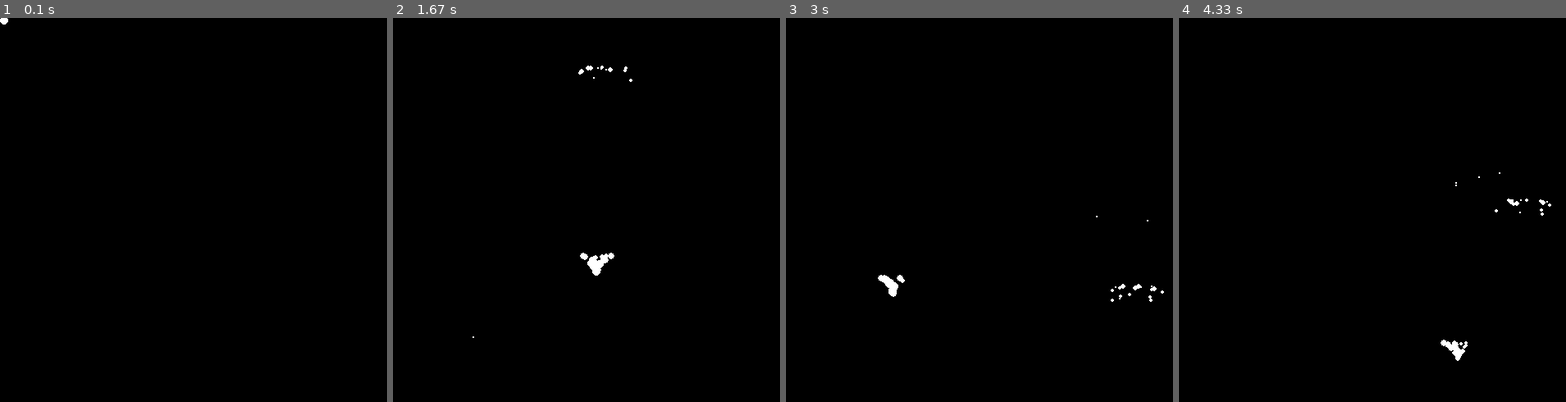
Above: before the commit, frames 1-4 (left to right).
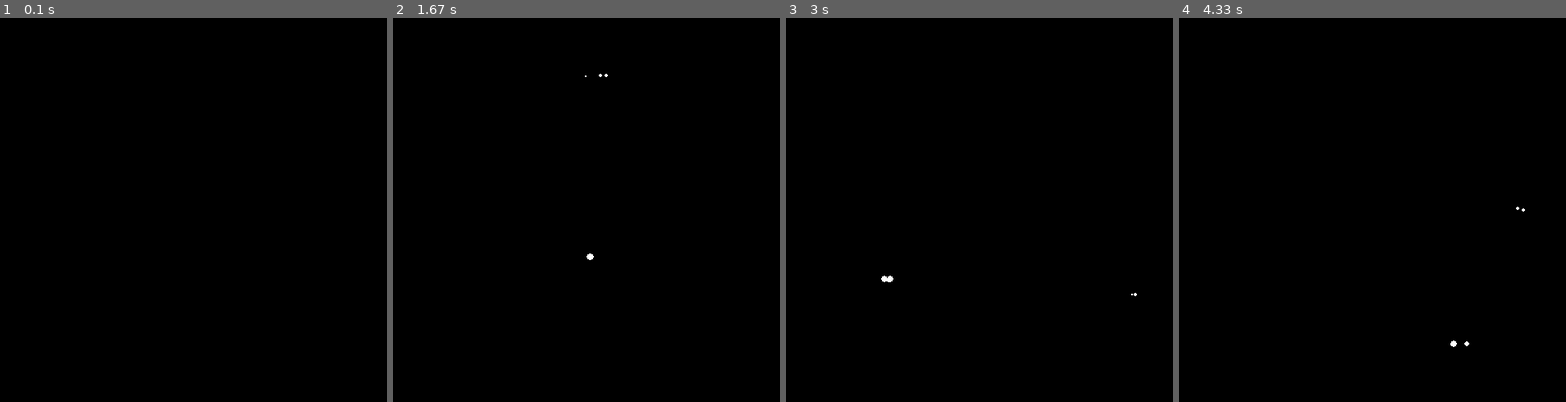
Above: after the commit, the same moments.

Repository: chuanky/PythonPractices
Game: pygame game, started from reference/particleSystem/particles.py
Same seed, same stepped clock (60 frames per second), same inputs: the game is played once before the commit and once after it.
Inputs (mouse positions are in pixels of both pictures, inside the frame that each line leads up to):
- Up to frame 1 (0.1 s): no input
- Up to frame 2 (1.67 s): press the mouse at (501, 225) at 0.37 s; move the mouse to (567, 271) at 0.47 s; release the mouse at (636, 313) at 0.6 s; click (470, 317) at 0.72 s; click (605, 87) at 1.05 s; click (598, 271) at 1.38 s
- Up to frame 3 (3 s): click (925, 87) at 1.72 s; click (1118, 213) at 2.05 s; click (1134, 302) at 2.38 s; click (894, 294) at 2.72 s
- Up to frame 4 (4.33 s): click (1322, 344) at 3.05 s; click (1469, 171) at 3.38 s; click (1527, 217) at 3.72 s; click (1457, 359) at 4.05 s

The runs differ from the first frame. In frame 1, less than 0.1% of the frame differs, in the area x 0-3%, y 0-2%; in frame 2, 0.3%, in the area x 20-62%, y 12-84%; in frame 3, 0.3%; in frame 4, 0.2%.

Commit message:
add particle demo

Diff:
--- a/reference/particleSystem/particles.py
+++ b/reference/particleSystem/particles.py
@@ -1,5 +1,6 @@
 from pygame.locals import *
 import pygame
+import pygame.event
 import sys
 import random
 
@@ -8,6 +9,7 @@
 pygame.init()
 pygame.display.set_caption('game base')
 screen = pygame.display.set_mode((500, 500), 0, 32)
+clicking = False
 
 # a particle is...
 # a thing that exists at a location
@@ -24,8 +26,9 @@
     # Background --------------------------------------------- #
     screen.fill((0, 0, 0))
     mx, my = pygame.mouse.get_pos()
-    particles.append(
-        [[mx, my], [random.randint(0, 20) / 10 - 1, -2], random.randint(4, 6)])
+    if clicking:
+        particles.append(
+            [[mx, my], [random.randint(0, 20) / 10 - 1, -2], random.randint(4, 6)])
 
     for particle in particles:
         particle[0][0] += particle[1][0]
@@ -39,6 +42,10 @@
 
     # Buttons ------------------------------------------------ #
     for event in pygame.event.get():
+        if event.type == MOUSEBUTTONDOWN:
+            clicking = True
+        if event.type == MOUSEBUTTONUP:
+            clicking = False
         if event.type == QUIT:
             pygame.quit()
             sys.exit()
Not shown, added: reference/webCrawler/stocks.json
